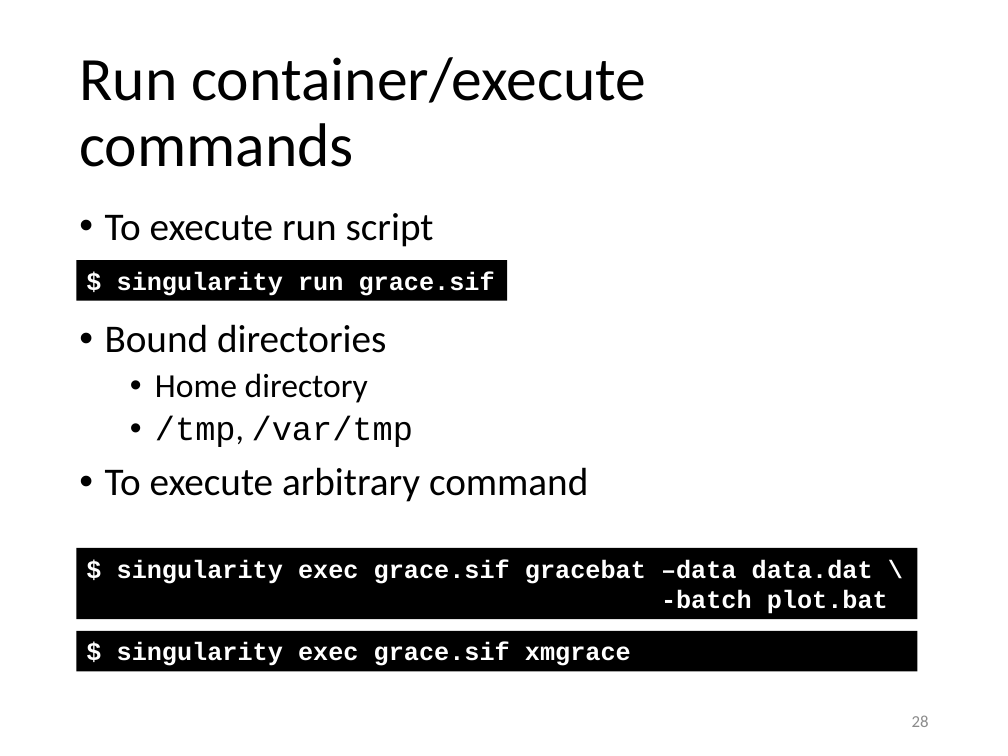
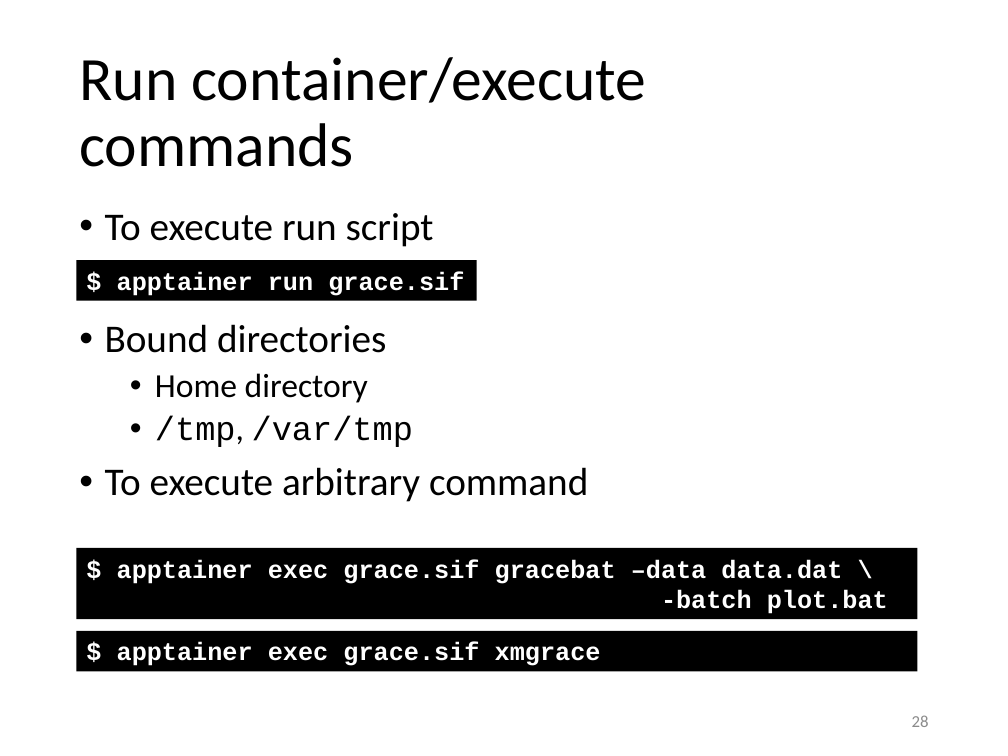
Before and after one commit to gjbex/Containers-for-HPC, a slide deck: slide 28 of containers_for_hpc.pptx. Drawn at 1008x756 pixels with LibreOffice and Linux fonts; fonts in the diff are those of the drawing. Boxes give left, top, right and bottom in pixels: in the first picture for what was removed or moved away, otherwise in the second. Text is boxed around its words. In the diff, an @@ line names an element or a change of style, - is before the commit and + after.

Commit message:
Update for apptainer, slurm

```diff
--- a/containers_for_hpc.pptx
+++ b/containers_for_hpc.pptx
@@ rectangle "$ apptainer run grace.sif" resized from (x1=77, y1=260, x2=507, y2=300) to (x1=77, y1=260, x2=477, y2=300) @@
@@ text in rectangle at (x1=117, y1=271, x2=464, y2=296): text changed @@
-$ singularity run grace.sif
+$ apptainer run grace.sif
@@ text in rectangle at (x1=117, y1=559, x2=888, y2=614): text changed @@
-$ singularity exec grace.sif gracebat –data data.dat \
--batch plot.bat
+$ apptainer exec grace.sif gracebat –data data.dat \
+-batch plot.bat
@@ text in rectangle at (x1=117, y1=642, x2=601, y2=666): text changed @@
-$ singularity exec grace.sif xmgrace
+$ apptainer exec grace.sif xmgrace
```
Also in this commit, not shown: 21 other slides changed.
